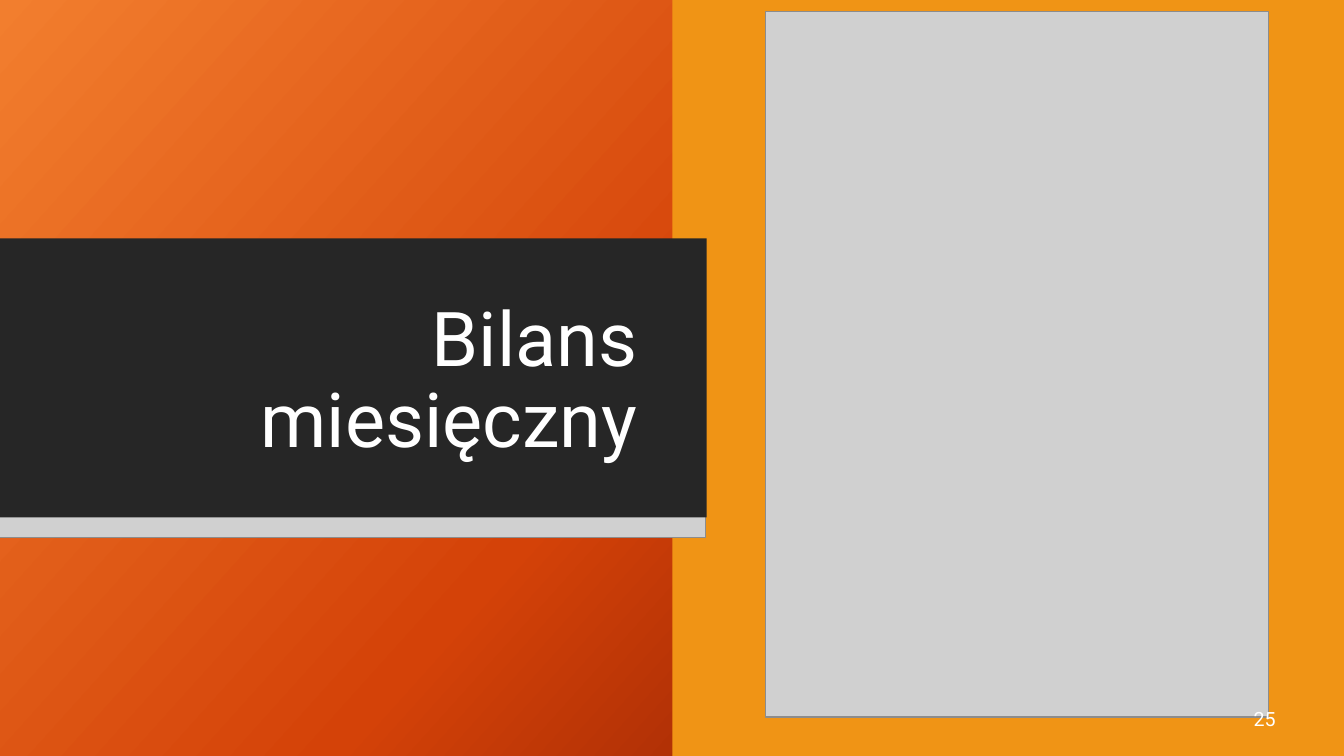
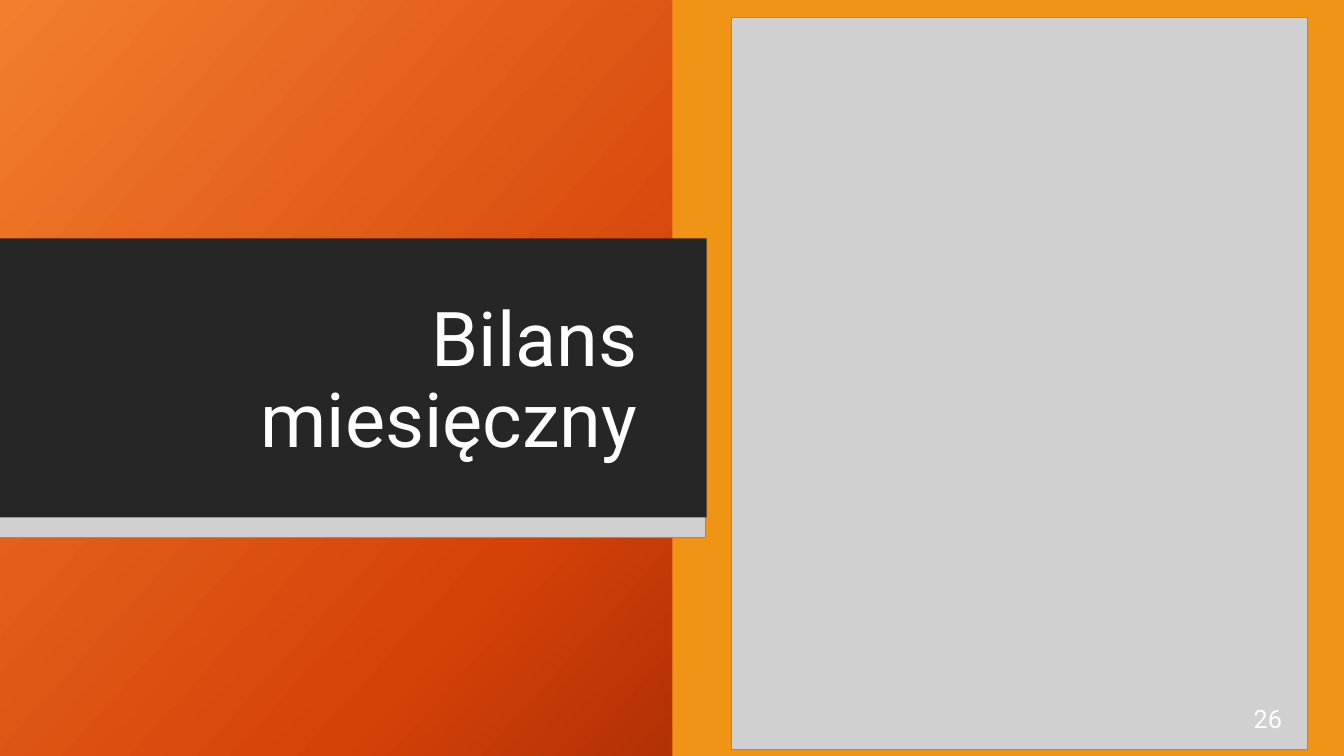
Before and after one commit to rudnickirobert/KWZP2021, a slide deck: slide 42 of Prezentacja_29.04.pptx (slide 41 before the commit). Drawn at 1344x756 pixels with LibreOffice and Linux fonts; fonts in the diff are those of the drawing; grey boxes stand for pictures; background and template pictures are left out. Boxes give left, top, right and bottom in pixels: in the first picture for what was removed or moved away, otherwise in the second. Text is boxed around its words. In the diff, an @@ line names an element or a change of style, - is before the commit and + after.

```diff
--- a/Prezentacja_29.04.pptx
+++ b/Prezentacja_29.04.pptx
@@ picture: place and size @@
-picture at (766,12,1269,718)
+picture at (732,17,1308,750)
@@ text at (1254,710,1282,728): text changed; size 14 to 18 pt @@
-25
+26
```
Also in this commit, not shown: 3 other slides changed, 5 slides added, 4 slides removed, 31 other files.
